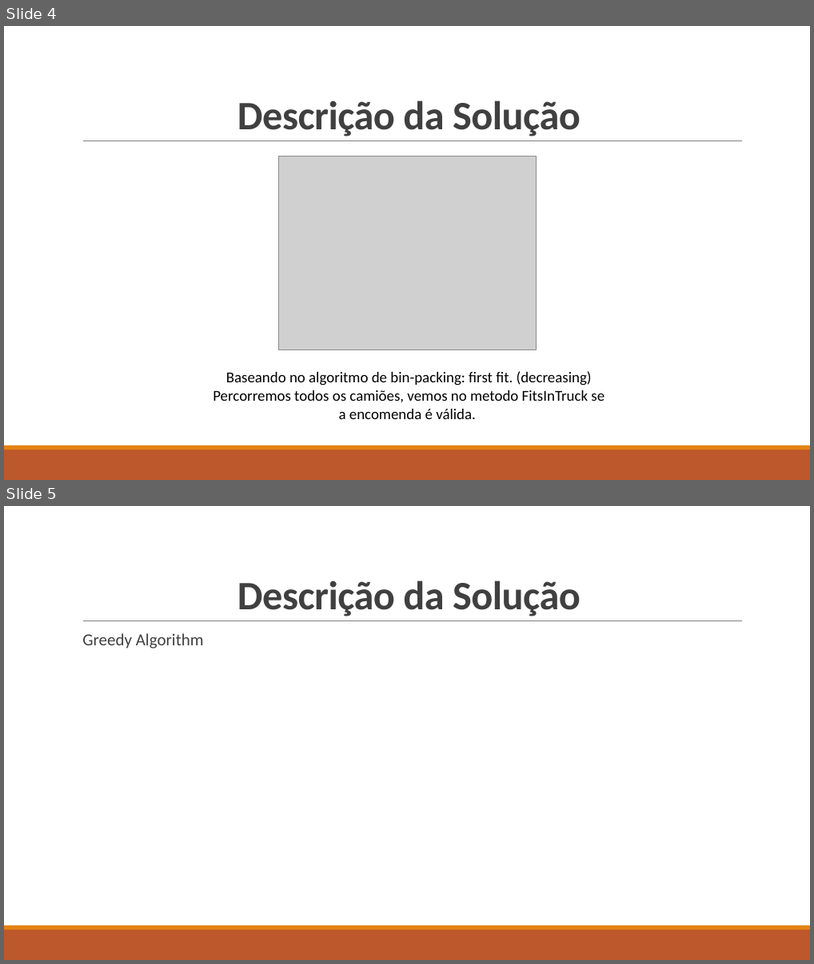
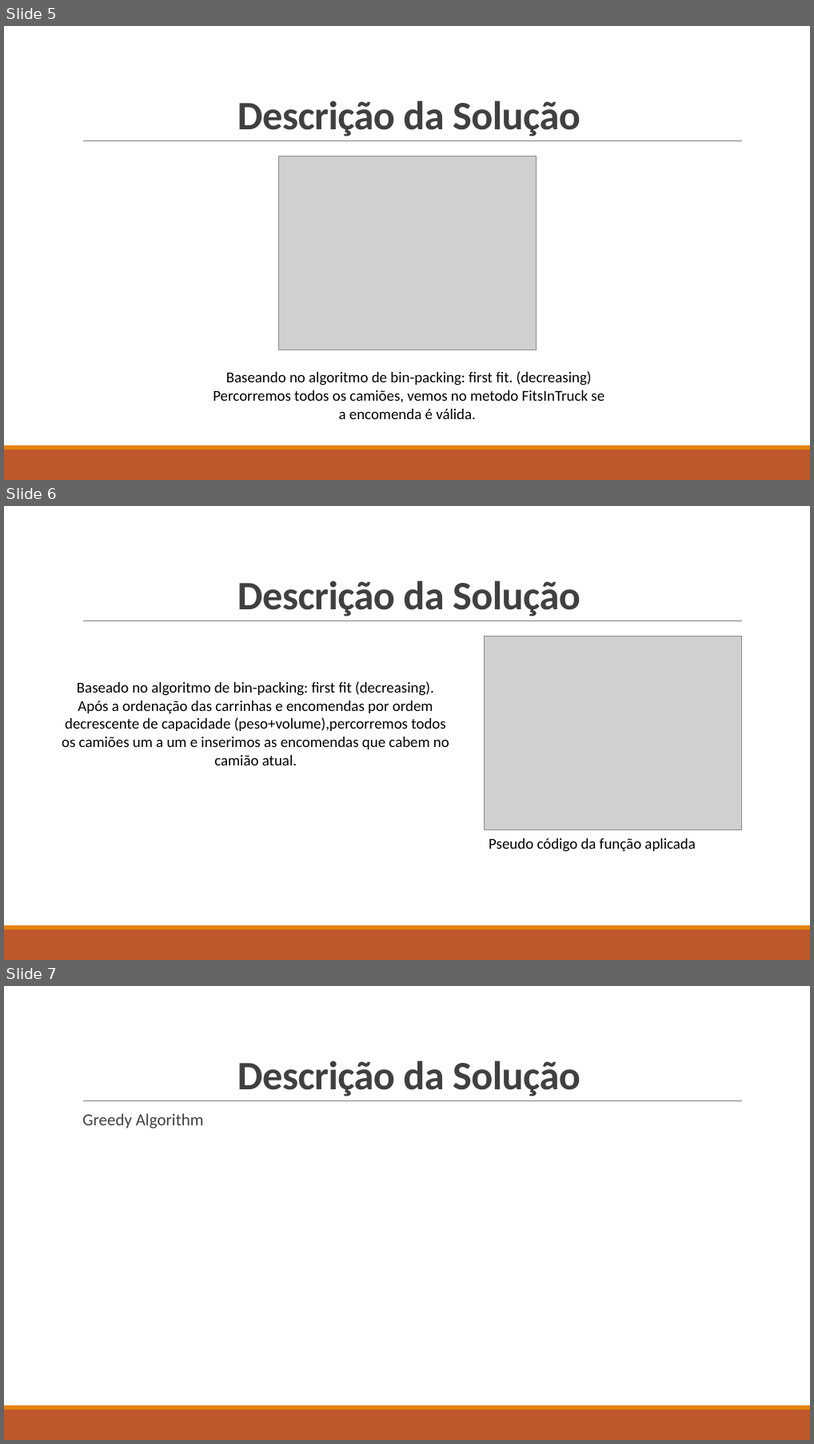
Before and after one commit to Miggs7/DA-Proj-22, a slide deck: Presentation/Logística Urbana para Entrega de Mercadorias.pptx. Shown one above the other, each under a label of ours: slides 4 and 5 before the commit, slides 5, 6 and 7 after it. The pictures are 814x964 and 814x1444 pixels, drawn with LibreOffice and Linux fonts; fonts in the diff are those of the drawing; grey boxes stand for pictures. Boxes give left, top, right and bottom in pixels: in the first picture for what was removed or moved away, otherwise in the second. Text is boxed around its words. In the diff, an @@ line names an element or a change of style, - is before the commit and + after.

```diff
--- a/Presentation/Logística Urbana para Entrega de Mercadorias.pptx
+++ b/Presentation/Logística Urbana para Entrega de Mercadorias.pptx
@@ slide 6 added at [4,506,810,960], background #FFFFFF; not listed: 3 template elements that a slide beside it also shows @@
@@ title added at [238,580,581,616], 48 pt, text #404040, bold @@
+Descrição da Solução
@@ picture added at [484,636,742,830] @@
@@ text added at [62,681,450,765], 18 pt, text #000000 @@
+Baseado no algoritmo de bin-packing: first fit (decreasing).
+Após a ordenação das carrinhas e encomendas por ordem decrescente de capacidade (peso+volume),percorremos todos os camiões um a um e inserimos as encomendas que cabem no camião atual.
@@ text added at [489,838,696,852], 18 pt, text #000000 @@
+Pseudo código da função aplicada
@@ what was slide 4 is now slide 5 @@
@@ what was slide 5 is now slide 7 @@
```
Also in this commit, not shown: 1 other slide added.
